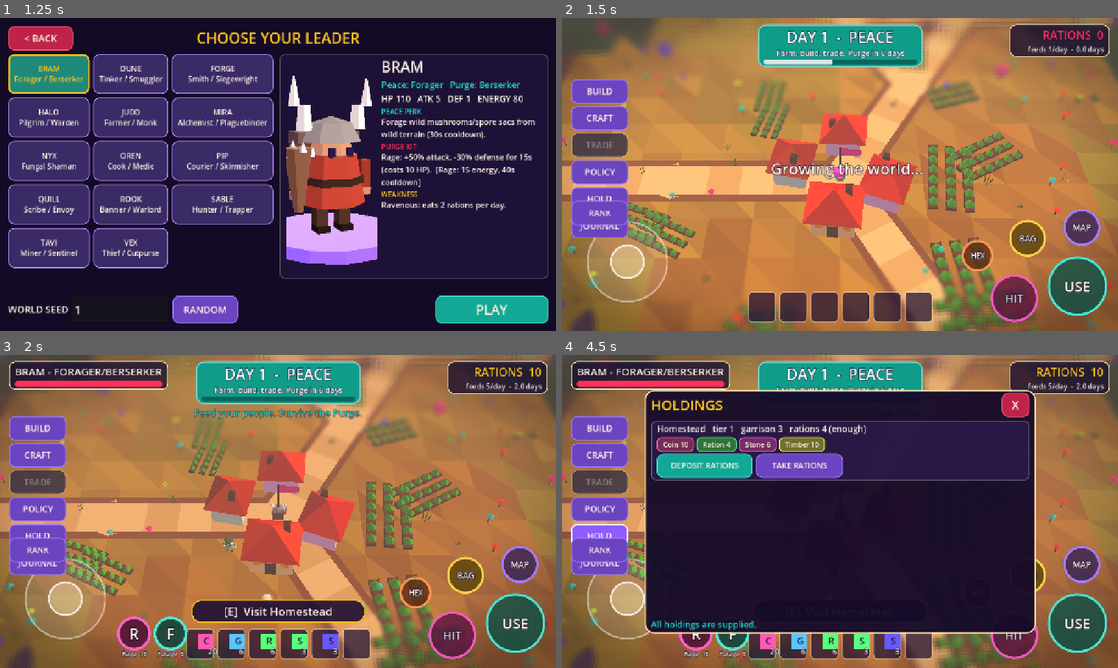
Above: before the commit, frames 1-4 (two rows, left to right).
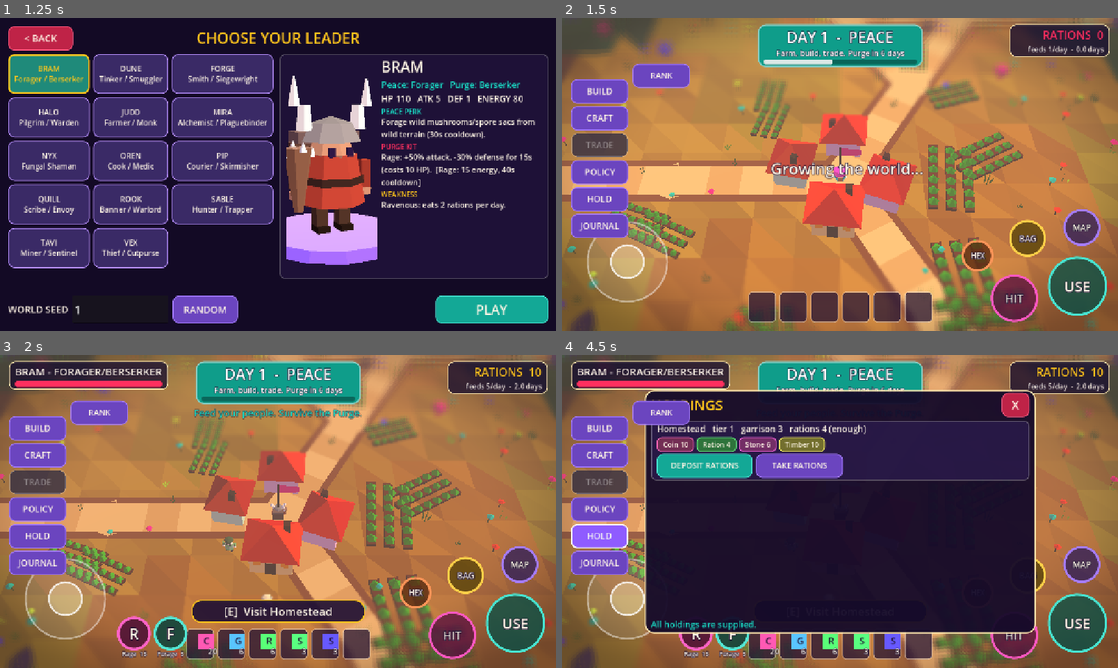
Above: after the commit, the same moments.

Repository: jared11stevenson-ops/lfg-2
Game: Godot game, scene res://main/main.tscn
The game is run twice, just before and just after one commit, with the same random seed, the same clock (stepped at 60 frames per second) and the same inputs.
Inputs:
- Up to frame 1 (1.25 s): click "NEW MATCH" at 0.5 s
- Up to frame 2 (1.5 s): click "PLAY" at 1.25 s
- Up to frame 3 (2 s): no input
- Up to frame 4 (4.5 s): click "BUILD" at 2 s; click "CRAFT" at 2.75 s; click "POLICY" at 3.5 s; click "HOLD" at 4.25 s

Frame 1 is identical in both runs. In frame 2, 1.1% of the frame differs, in the area x 1-23%, y 14-67%; in frame 3, 1.1%; in frame 4, 1.3%.

Commit message:
Pass 3 integrated: quest/POI wiring, journal capture, RANK button placement, reports
Co-Authored-By: Claude Sonnet 5.5 <noreply@anthropic.com>
Claude-Session: https://claude.ai/code/session_016RWPuPUYHXU7mCfFED3ojH

Diff:
--- a/main/journey.gd
+++ b/main/journey.gd
@@ -26,6 +26,9 @@
 	m.stage.panels.open(&"holdings")
 	await _shot("03_holding_panel")
 	m.stage.panels.close_all()
+	m.stage.panels.open(&"quests")
+	await _shot("03a_quest_journal")
+	m.stage.panels.close_all()
 	m._open_standing()
 	await _shot("03b_standing_panel")
 	m.standing_panel.visible = false
--- a/main/main.gd
+++ b/main/main.gd
@@ -59,6 +59,10 @@
 	p.policy_requested.connect(func(k: String, v: String, h: int) -> void: _send(UiCommands.policy(k, v, h), "Policy set"))
 	p.demolish_requested.connect(func(h: int, b: String) -> void: _send(UiCommands.demolish(h, b), "Demolished"))
 	_build_progress_ui()
+	p.quest_accept_requested.connect(func(q: String) -> void: _send(UiCommands.accept_quest(q), "Quest accepted"))
+	p.quest_abandon_requested.connect(func(q: String) -> void: _send(UiCommands.abandon_quest(q), "Quest abandoned"))
+	p.quest_turn_in_requested.connect(func(q: String) -> void: _send(UiCommands.turn_in(q), "Quest complete"))
+	p.poi_action_requested.connect(func(pid: int, pick: int) -> void: _send(UiCommands.interact_poi(pid, pick), "Done"))
 	await stage.start_from_state(Game.state)
 	stage.player.hex_changed.connect(_on_hex)
 	stage.hud.toast("Feed your people. Survive the Purge.", UiStyle.GOOD, 5.0)
@@ -85,7 +89,7 @@
 		_report(Game.command(&"unlock_skill", {"node": node_id}), "Skill learned")
 		skill_panel.set_model(Skills.panel_model(Game.state.actors[Game.state.player_id])))
 	var box := VBoxContainer.new()
-	box.position = Vector2(20, 420)
+	box.position = Vector2(162, 104)
 	box.add_theme_constant_override("separation", 6)
 	_prog_layer.add_child(box)
 	var b1: Button = UiKit.button("RANK", UiStyle.PURPLE, Vector2(132, 48), 18)
@@ -116,6 +120,8 @@
 		var st: int = int(data["stage"])
 		var t: StringName = &"harvest" if st == FarmLayer.Stage.RIPE or st == FarmLayer.Stage.WILTED else &"water"
 		_report(Game.command(t, {"hex": hx}), String(data["label"]))
+	elif kind == &"poi":
+		pass
 	elif kind == &"holding":
 		stage.panels.open(&"holdings")
 	else:
Binary file changed: art/captures/integrated/01_start.png
Binary file changed: art/captures/integrated/02_build_panel.png
Binary file changed: art/captures/integrated/03_holding_panel.png
Binary file added: art/captures/integrated/03a_quest_journal.png
Binary file changed: art/captures/integrated/03b_standing_panel.png
Binary file changed: art/captures/integrated/03c_skill_tree.png
Binary file changed: art/captures/integrated/04_warning.png
Binary file changed: art/captures/integrated/05_purge.png
Not shown, changed: CHANGELOG.md
Not shown, changed: docs/TEST_REPORT.md
